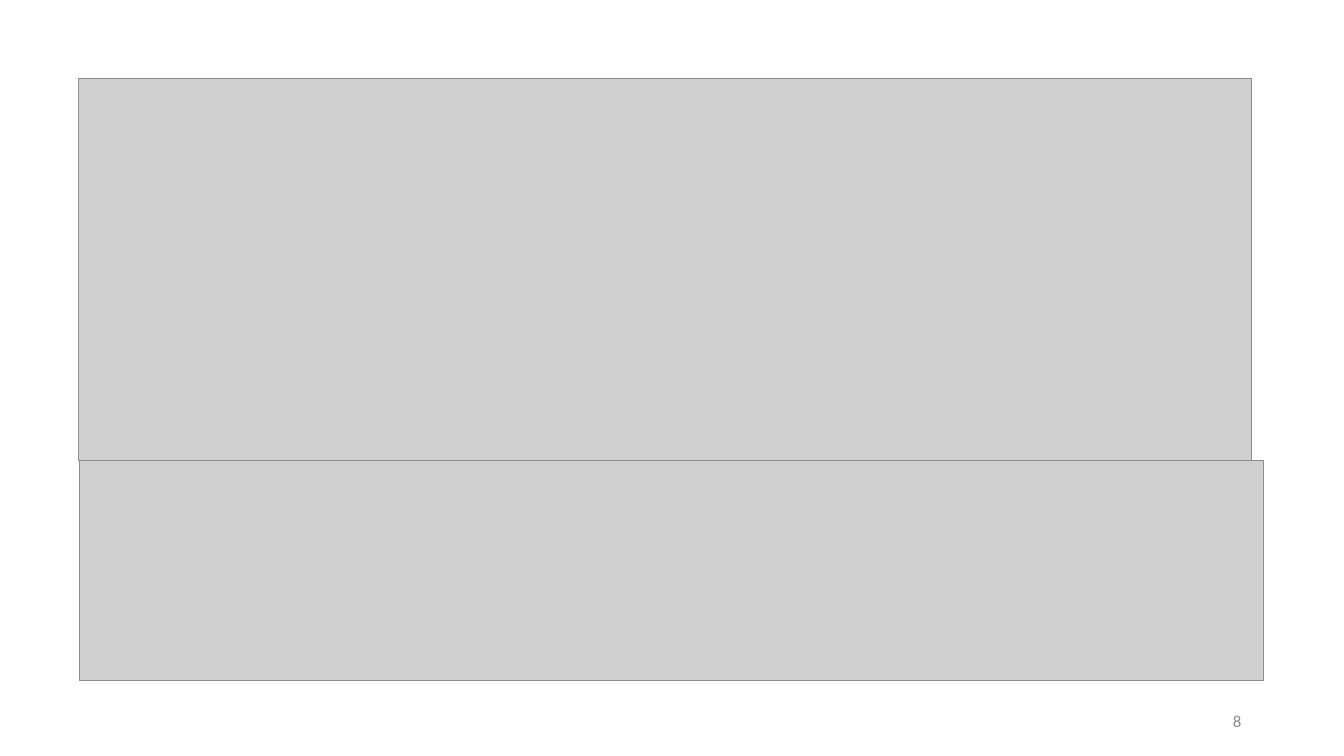
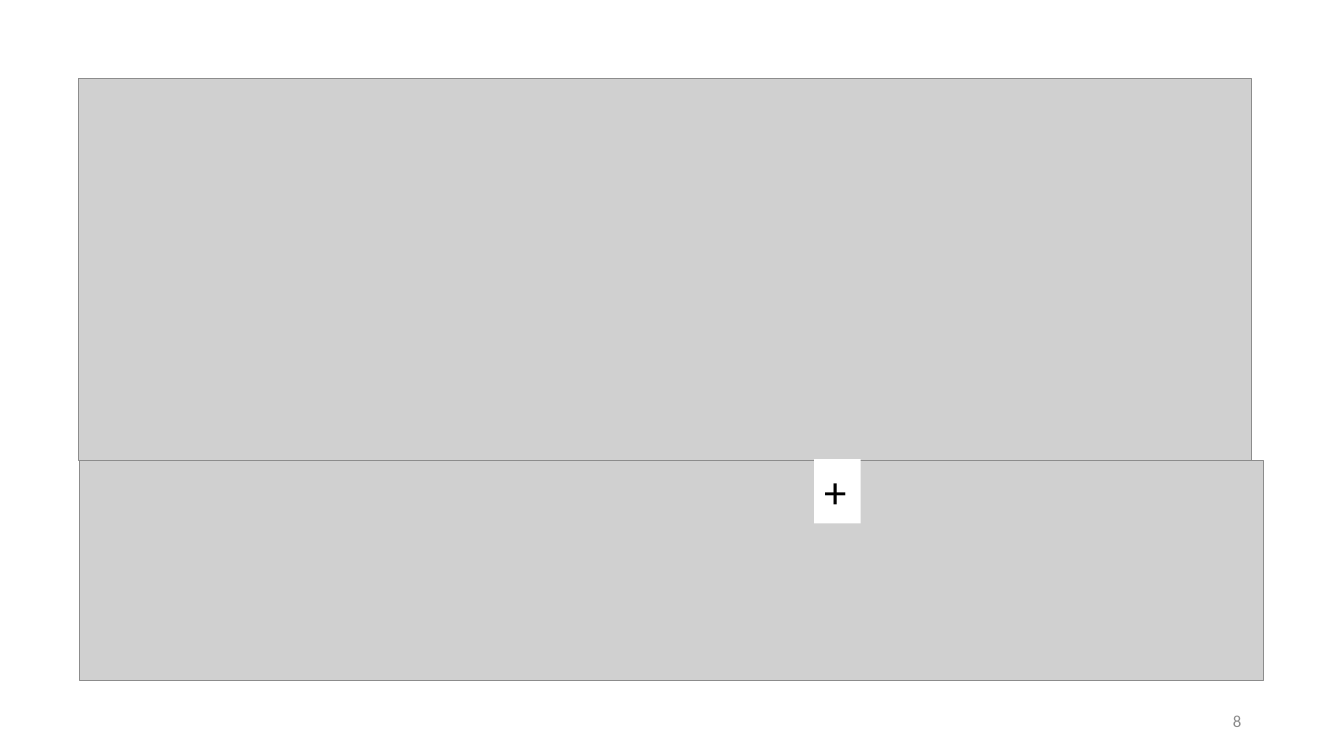
Before and after one commit to vutuanhai237/CourseMaterialsUIT, a slide deck: slide 8 of SExxx-Programming for quantum computer/Slide/x. QKD.pptx. Drawn at 1344x756 pixels with LibreOffice and Linux fonts; fonts in the diff are those of the drawing; grey boxes stand for pictures. Boxes give left, top, right and bottom in pixels: in the first picture for what was removed or moved away, otherwise in the second. Text is boxed around its words. In the diff, an @@ line names an element or a change of style, - is before the commit and + after.

```diff
--- a/SExxx-Programming for quantum computer/Slide/x. QKD.pptx
+++ b/SExxx-Programming for quantum computer/Slide/x. QKD.pptx
@@ rectangle added at [815,459,861,523], fill #FFFFFF, 32 pt, text #000000 @@
++
```
Also in this commit, not shown: 1 other slide changed, 7 other files.
